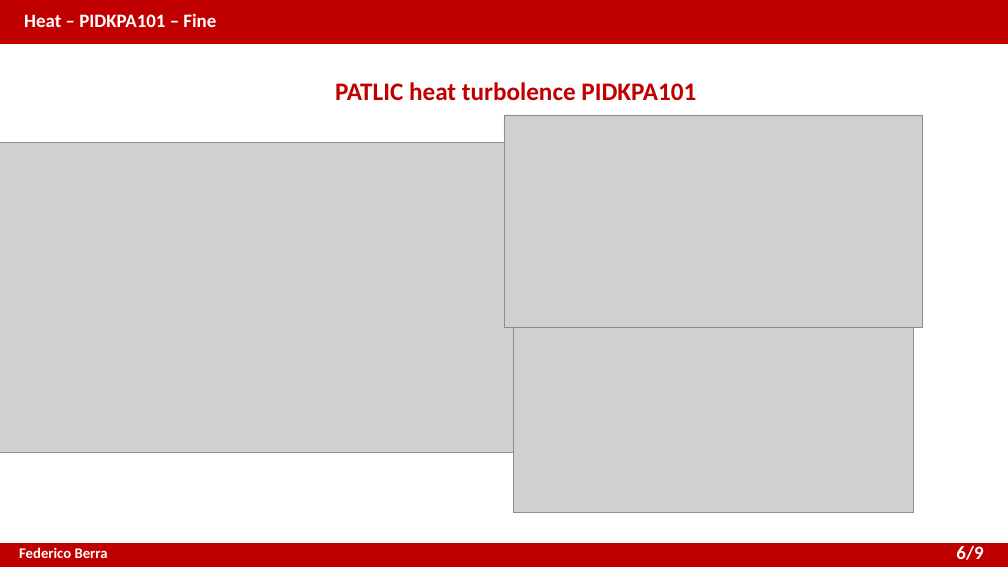
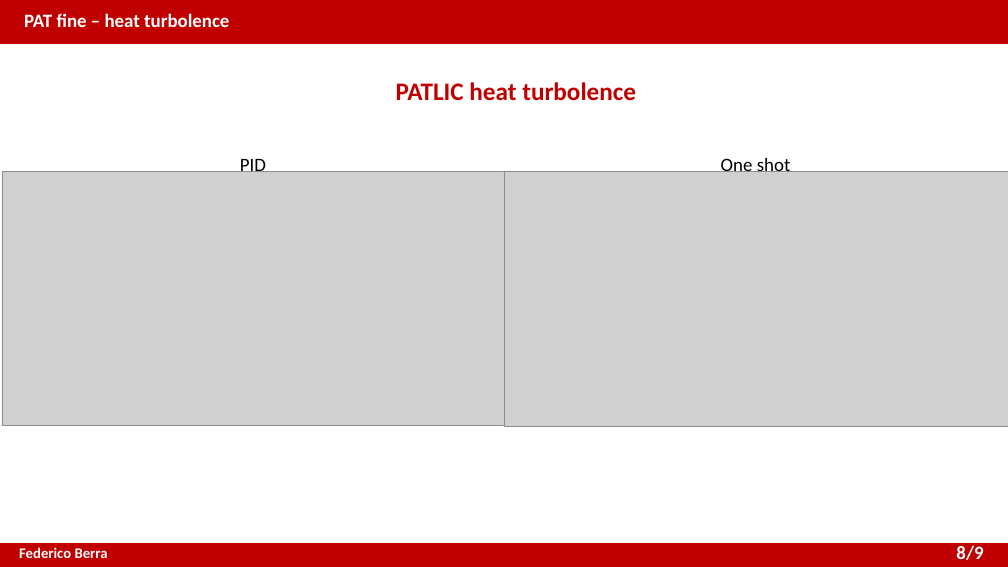
Before and after one commit to XaBerr/tesi-magistrale, a slide deck: slide 10 of presentazione_EN.pptx (slide 7 before the commit). Drawn at 1008x567 pixels with LibreOffice and Linux fonts; fonts in the diff are those of the drawing; grey boxes stand for pictures. Boxes give left, top, right and bottom in pixels: in the first picture for what was removed or moved away, otherwise in the second. Text is boxed around its words. In the diff, an @@ line names an element or a change of style, - is before the commit and + after.

```diff
--- a/presentazione_EN.pptx
+++ b/presentazione_EN.pptx
@@ text at (24,13,229,27): text changed @@
-Heat – PIDKPA101 – Fine
+PAT fine – heat turbolence
@@ text at (396,82,636,101): text changed @@
-PATLIC heat turbolence PIDKPA101
+PATLIC heat turbolence
@@ picture removed at (504,115,923,327) @@
@@ picture: place and size @@
-picture at (0,142,566,453)
+picture at (2,172,504,426)
@@ text added at (240,155,266,172), 18 pt, text #000000 @@
+PID
@@ picture added at (504,172,1008,427) @@
@@ text added at (721,158,791,172), 18 pt, text #000000 @@
+One shot
@@ picture removed at (513,310,914,513) @@
@@ text at (956,545,983,560): text changed @@
-6/9
+8/9
```
Also in this commit, not shown: 5 other slides changed, 4 slides added, 4 slides removed, 2 other files.
